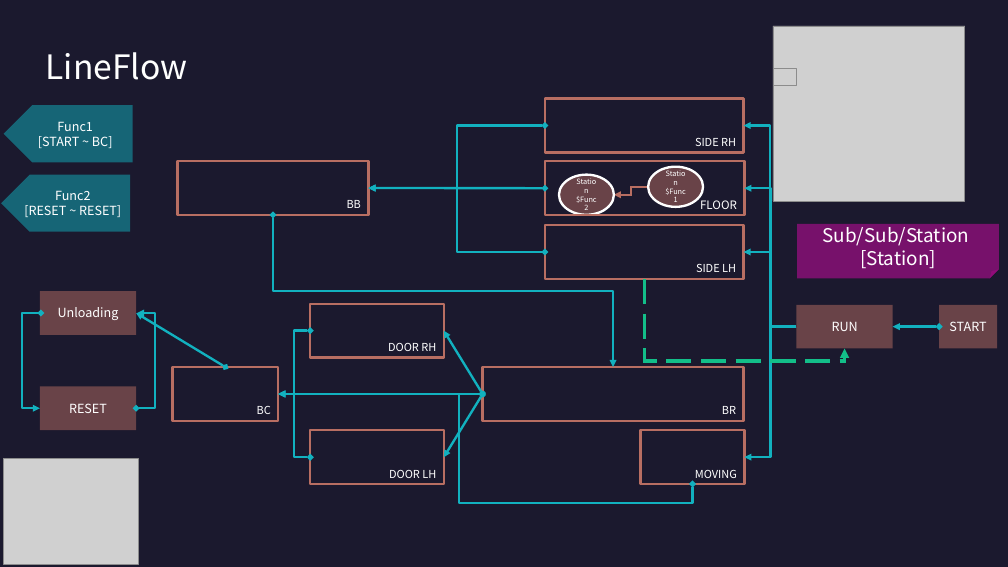
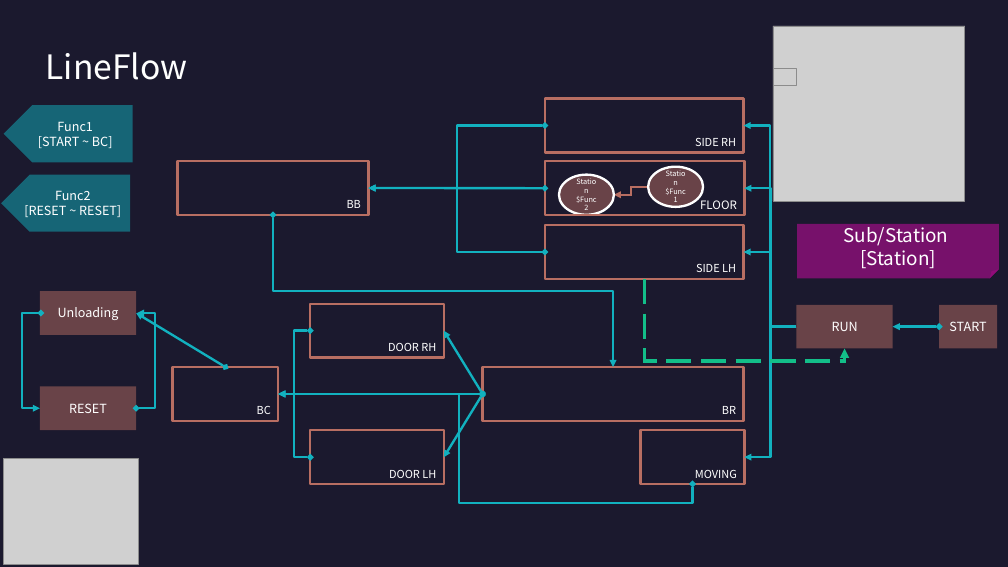
Before and after one commit to DualsoftDev/ds, a slide deck: slide 2 of DsDotNet/src/UnitTest/UnitTest.Model/ImportOfficeExample/Sample/Sub/Line.pptx. Drawn at 1008x567 pixels with LibreOffice and Linux fonts; fonts in the diff are those of the drawing; grey boxes stand for pictures. Boxes give left, top, right and bottom in pixels: in the first picture for what was removed or moved away, otherwise in the second. Text is boxed around its words. In the diff, an @@ line names an element or a change of style, - is before the commit and + after.

```diff
--- a/DsDotNet/src/UnitTest/UnitTest.Model/ImportOfficeExample/Sample/Sub/Line.pptx
+++ b/DsDotNet/src/UnitTest/UnitTest.Model/ImportOfficeExample/Sample/Sub/Line.pptx
@@ text in folded corner at <box>843,223,948,246</box>: text changed @@
-Sub/Sub/Station
+Sub/Station
```
Also in this commit, not shown: 15 other files.
